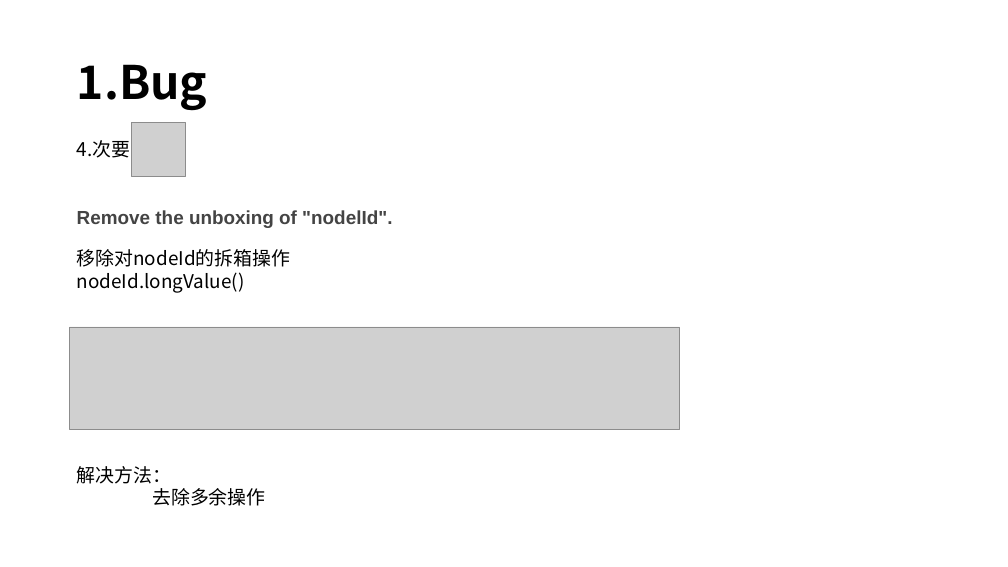
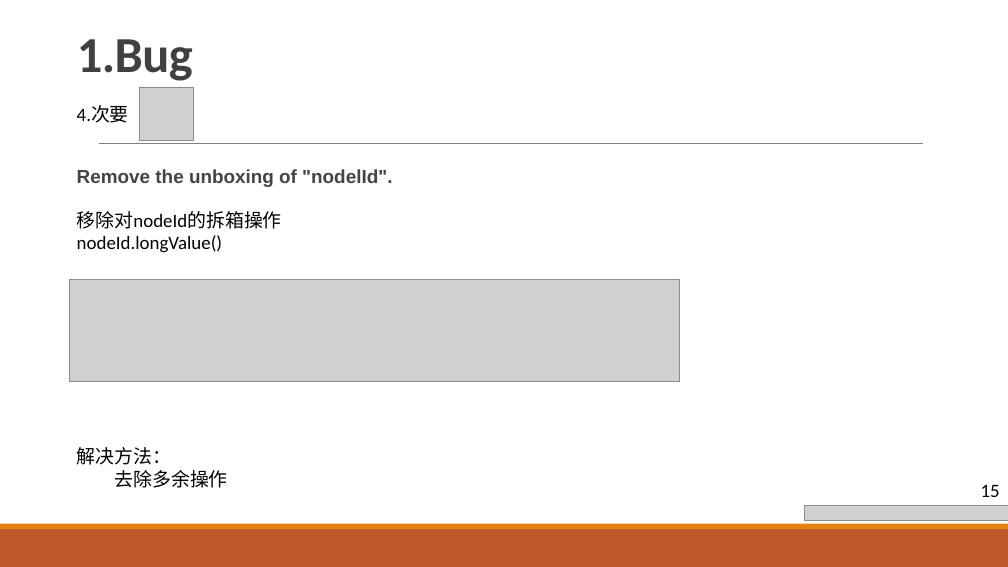
Before and after one commit to yuanbaojian/personMultipleProject, a slide deck: slide 17 of src/main/resources/File/sonarQube扫描问题.pptx. Drawn at 1008x567 pixels with LibreOffice and Linux fonts; fonts in the diff are those of the drawing; grey boxes stand for pictures. Boxes give left, top, right and bottom in pixels: in the first picture for what was removed or moved away, otherwise in the second. Text is boxed around its words. In the diff, an @@ line names an element or a change of style, - is before the commit and + after.

```diff
--- a/src/main/resources/File/sonarQube扫描问题.pptx
+++ b/src/main/resources/File/sonarQube扫描问题.pptx
@@ title "1.Bug": place and size @@
-title "1.Bug" at bbox=[77, 64, 208, 111]
+title "1.Bug" at bbox=[77, 39, 193, 81]
@@ title "1.Bug" at bbox=[77, 39, 193, 81]: size 44 to 48 pt, font Noto Sans CJK SC to Calibri, text colour #000000 to #404040, letter spacing 0 to -0.5 pt; line spacing 0.9 to 0.85; vertical alignment middle to bottom @@
@@ picture added at bbox=[140, 87, 194, 141] @@
@@ text "4.次要": place and size @@
-text "4.次要" at bbox=[77, 140, 131, 158]
+text "4.次要" at bbox=[77, 106, 129, 123]
@@ line added from (99, 144) to (923, 144), #808080 0.5 pt @@
@@ picture removed at bbox=[132, 123, 185, 176] @@
@@ text "Remove the unboxing of "nodelId".": place and size @@
-text "Remove the unboxing of "nodelId"." at bbox=[77, 210, 392, 228]
+text "Remove the unboxing of "nodelId"." at bbox=[77, 169, 392, 187]
@@ font Noto Sans CJK SC to Calibri in 3 elements at bbox=[77, 447, 228, 488], bbox=[77, 106, 129, 123], bbox=[77, 211, 282, 253] @@
@@ text "移除对nodeId的拆箱操作": place and size @@
-text "移除对nodeId的拆箱操作" at bbox=[77, 249, 291, 293]
+text "移除对nodeId的拆箱操作" at bbox=[77, 211, 282, 253]
@@ picture: place and size @@
-picture at bbox=[70, 327, 681, 429]
+picture at bbox=[70, 280, 681, 382]
@@ text "解决方法：": place and size @@
-text "解决方法：" at bbox=[77, 466, 265, 506]
+text "解决方法：" at bbox=[77, 447, 228, 488]
@@ picture added at bbox=[805, 506, 1008, 520] @@
@@ text added at bbox=[981, 485, 1000, 497], 18 pt, text #000000 @@
+15
@@ rectangle added at bbox=[0, 529, 1008, 567], fill #BD582C @@
@@ rectangle added at bbox=[0, 524, 1008, 529], fill #E48312 @@
```
Also in this commit, not shown: 19 other slides changed, 4 slides added, 1 slide removed.
